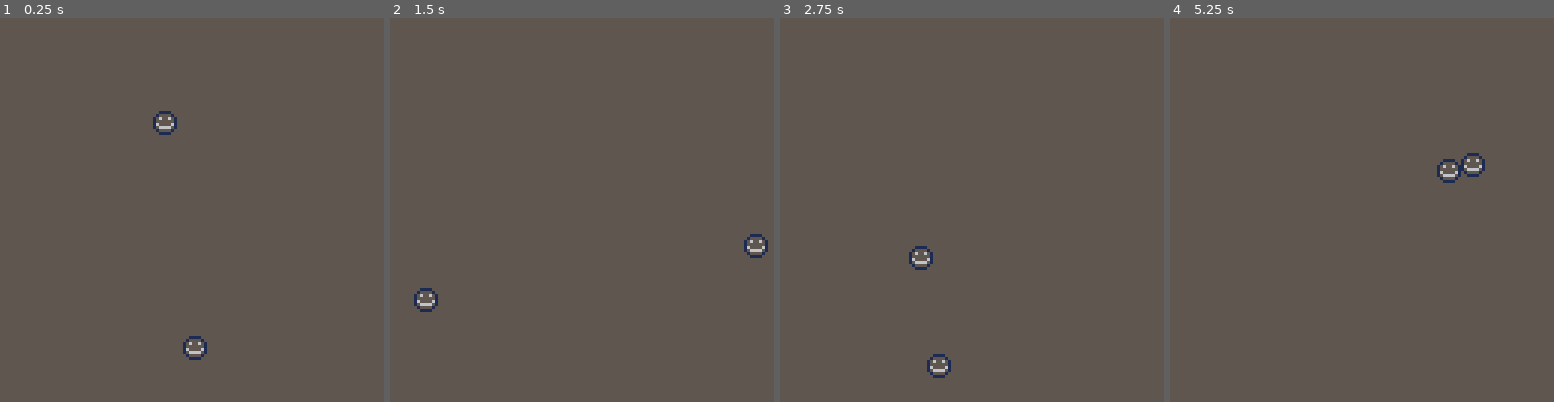
Above: before the commit, frames 1-4 (left to right).
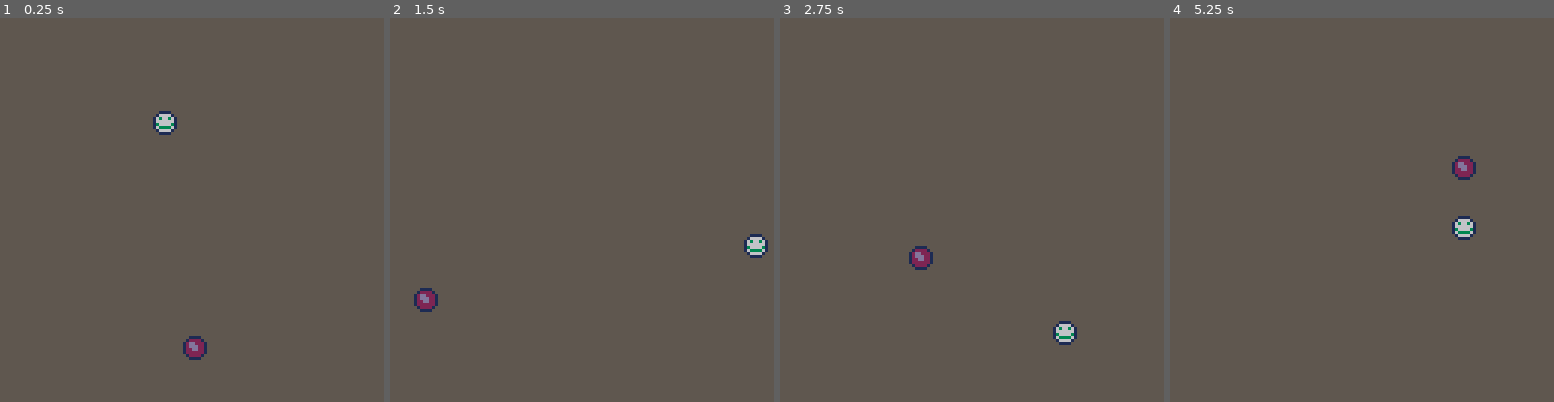
Above: after the commit, the same moments.

Repository: sargon2/pico8
Game: PICO-8 cartridge mine/collision.p8
Two runs of this game, one before a commit and one after it. Both use one fixed random seed, a clock stepped at 60 frames per second and the inputs below.
Inputs:
- Up to frame 1 (0.25 s): no input
- Up to frame 2 (1.5 s): no input
- Up to frame 3 (2.75 s): hold Right 1.6-2.1 s; hold Up 2.15-2.42 s; hold Right from 2.47 s (still down)
- Up to frame 4 (5.25 s): release Right at 3.03 s; hold Left 3.08-3.58 s; hold Down 3.63-3.97 s; hold Right 4.02-4.68 s; hold Up 4.73-5.03 s; hold Left from 5.08 s (still down)

The runs differ from the first frame. In frame 1, 0.4% of the frame differs, in the area x 40-54%, y 25-89%; in frame 2, 0.4%; in frame 3, 0.7%; in frame 4, 0.8%, in the area x 69-83%, y 35-58%.

Commit message:
Make one of the collision balls controllable

Diff:
--- a/mine/collision.p8
+++ b/mine/collision.p8
@@ -48,6 +48,12 @@
  	sfx(0)
  	actor.yv = abs(actor.yv)
  end
+ if actor.xv > 4 then
+ 	actor.xv = 4
+ end
+ if actor.yv > 4 then
+  actor.yv = 4
+ end
 end
 
 is_colliding = false
@@ -87,16 +93,28 @@
  update_actor(actor2)
  collide()
  spr(1,actor1.x,actor1.y)
- spr(1,actor2.x,actor2.y)
+ spr(2,actor2.x,actor2.y)
+ if btn(⬅️) then
+ 	actor1.xv -= 0.1
+ end
+ if btn(➡️) then
+ 	actor1.xv += 0.1
+ end
+ if btn(⬆️) then
+ 	actor1.yv -= 0.1
+ end
+ if btn(⬇️) then
+ 	actor1.yv += 0.1
+ end
 end
 __gfx__
-00000000001111000000000000000000000000000000000000000000000000000000000000000000000000000000000000000000000000000000000000000000
-00000000010000100000000000000000000000000000000000000000000000000000000000000000000000000000000000000000000000000000000000000000
-00700700106006010000000000000000000000000000000000000000000000000000000000000000000000000000000000000000000000000000000000000000
-00077000100000010000000000000000000000000000000000000000000000000000000000000000000000000000000000000000000000000000000000000000
-00077000160000610000000000000000000000000000000000000000000000000000000000000000000000000000000000000000000000000000000000000000
-00700700106666010000000000000000000000000000000000000000000000000000000000000000000000000000000000000000000000000000000000000000
-00000000010000100000000000000000000000000000000000000000000000000000000000000000000000000000000000000000000000000000000000000000
-00000000001111000000000000000000000000000000000000000000000000000000000000000000000000000000000000000000000000000000000000000000
+00000000001111000011110000000000000000000000000000000000000000000000000000000000000000000000000000000000000000000000000000000000
+00000000016666100122221000000000000000000000000000000000000000000000000000000000000000000000000000000000000000000000000000000000
+007007001636636112dd222100000000000000000000000000000000000000000000000000000000000000000000000000000000000000000000000000000000
+000770001666666112ddd22100000000000000000000000000000000000000000000000000000000000000000000000000000000000000000000000000000000
+0007700013666631122dd22100000000000000000000000000000000000000000000000000000000000000000000000000000000000000000000000000000000
+00700700163333611222222100000000000000000000000000000000000000000000000000000000000000000000000000000000000000000000000000000000
+00000000016666100122221000000000000000000000000000000000000000000000000000000000000000000000000000000000000000000000000000000000
+00000000001111000011110000000000000000000000000000000000000000000000000000000000000000000000000000000000000000000000000000000000
 
 
